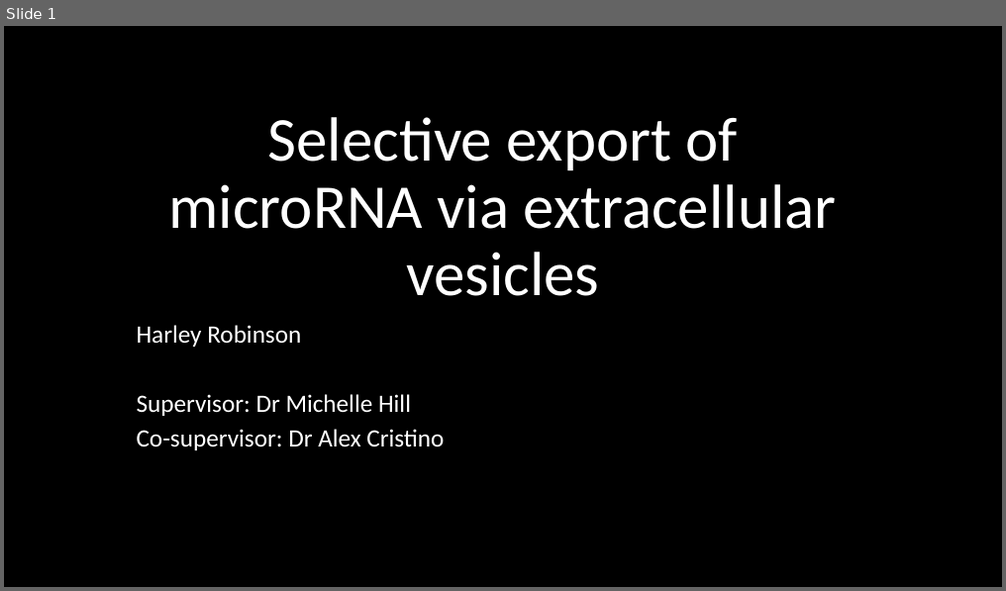
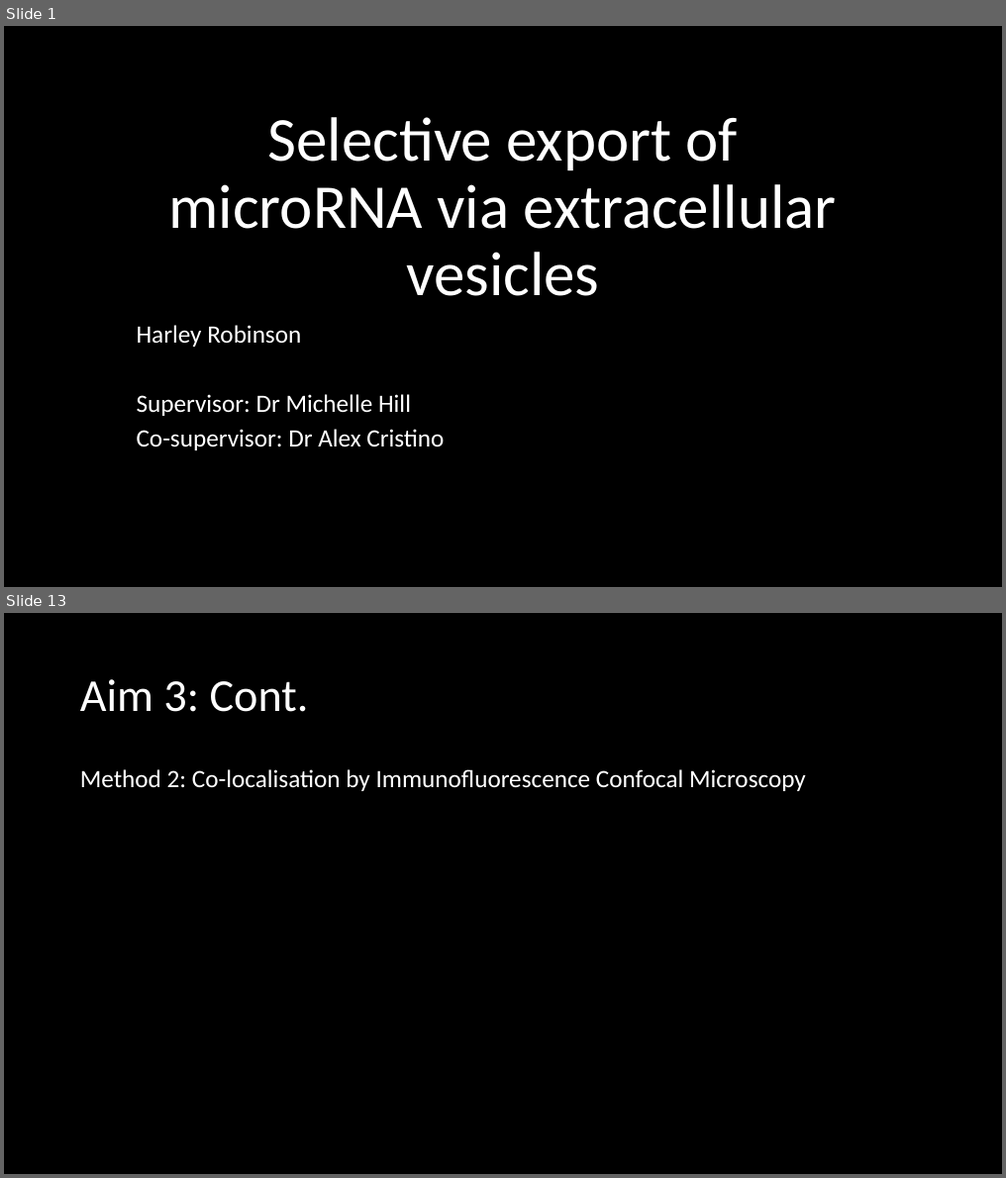
Before and after one commit to HarleyRobinson/Honours2, a slide deck: BackgroundInfo/Selective export of microRNA via extracellular vesicles.pptx. Shown one above the other, each under a label of ours: slide 1 before the commit, slides 1 and 13 after it; the slides between them are not shown. The pictures are 1006x591 and 1006x1178 pixels, drawn with LibreOffice and Linux fonts; fonts in the diff are those of the drawing; background and template pictures are left out. Boxes give left, top, right and bottom in pixels: in the first picture for what was removed or moved away, otherwise in the second. Text is boxed around its words. In the diff, an @@ line names an element or a change of style, - is before the commit and + after.

```diff
--- a/BackgroundInfo/Selective export of microRNA via extracellular vesicles.pptx
+++ b/BackgroundInfo/Selective export of microRNA via extracellular vesicles.pptx
@@ slide 13 added at box(4, 613, 1002, 1174), background #000000 @@
@@ title added at box(80, 679, 309, 712), 44 pt, text #FFFFFF @@
+Aim 3: Cont.
@@ text added at box(80, 769, 806, 791), 24 pt, text #FFFFFF @@
+Method 2: Co-localisation by Immunofluorescence Confocal Microscopy
```
Also in this commit, not shown: 7 slides changed, 5 other slides added, 2 slides removed, 7 other files.
